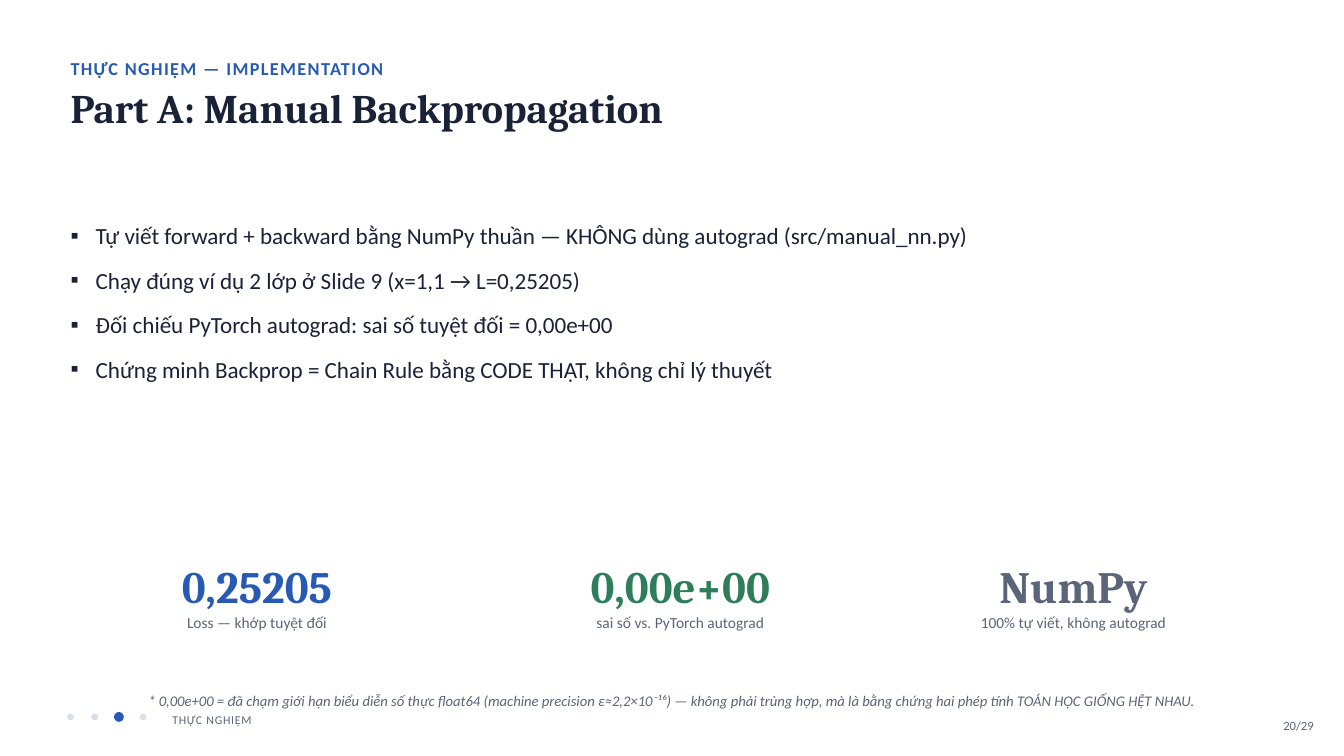
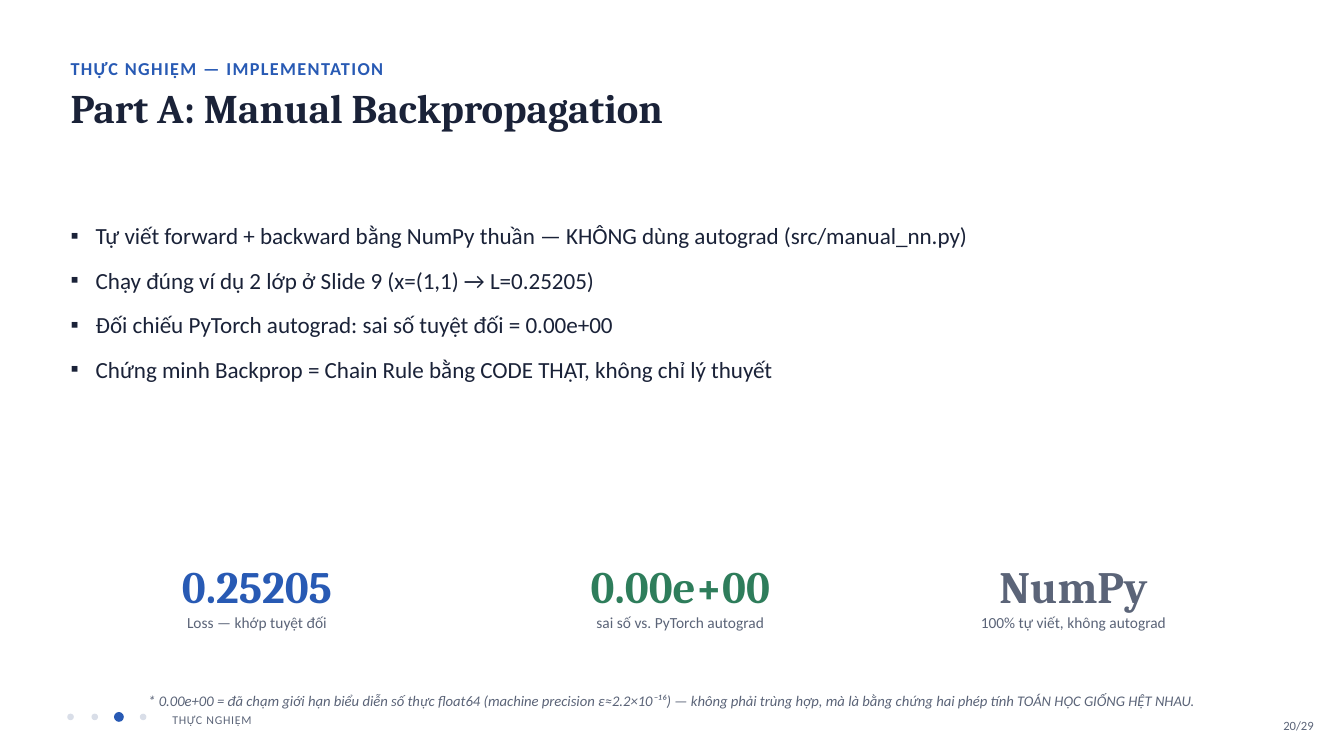
Before and after one commit to quankane/latex-web, a slide deck: slide 20 of report/Slide_Backprop_Initialization.pptx. Drawn at 1344x756 pixels with LibreOffice and Linux fonts; fonts in the diff are those of the drawing. Boxes give left, top, right and bottom in pixels: in the first picture for what was removed or moved away, otherwise in the second. Text is boxed around its words. In the diff, an @@ line names an element or a change of style, - is before the commit and + after.

```diff
--- a/report/Slide_Backprop_Initialization.pptx
+++ b/report/Slide_Backprop_Initialization.pptx
@@ text at <box>96,272,613,337</box>: text changed @@
-▪ Chạy đúng ví dụ 2 lớp ở Slide 9 (x=1,1 → L=0,25205)
-▪ Đối chiếu PyTorch autograd: sai số tuyệt đối = 0,00e+00
+▪ Chạy đúng ví dụ 2 lớp ở Slide 9 (x=(1,1) → L=0.25205)
+▪ Đối chiếu PyTorch autograd: sai số tuyệt đối = 0.00e+00
@@ text at <box>182,572,332,604</box>: text changed @@
-0,25205
+0.25205
@@ text at <box>591,572,770,604</box>: text changed @@
-0,00e+00
+0.00e+00
@@ text at <box>159,693,1194,709</box>: text changed @@
-* 0,00e+00 = đã chạm giới hạn biểu diễn số thực float64 (machine precision ε≈2,2×10⁻¹⁶) — không phải trùng hợp, mà là bằng chứng hai phép tính TOÁN HỌC GIỐNG HỆT NHAU.
+* 0.00e+00 = đã chạm giới hạn biểu diễn số thực float64 (machine precision ε≈2.2×10⁻¹⁶) — không phải trùng hợp, mà là bằng chứng hai phép tính TOÁN HỌC GIỐNG HỆT NHAU.
```
Also in this commit, not shown: 13 other slides changed, 7 other files.
